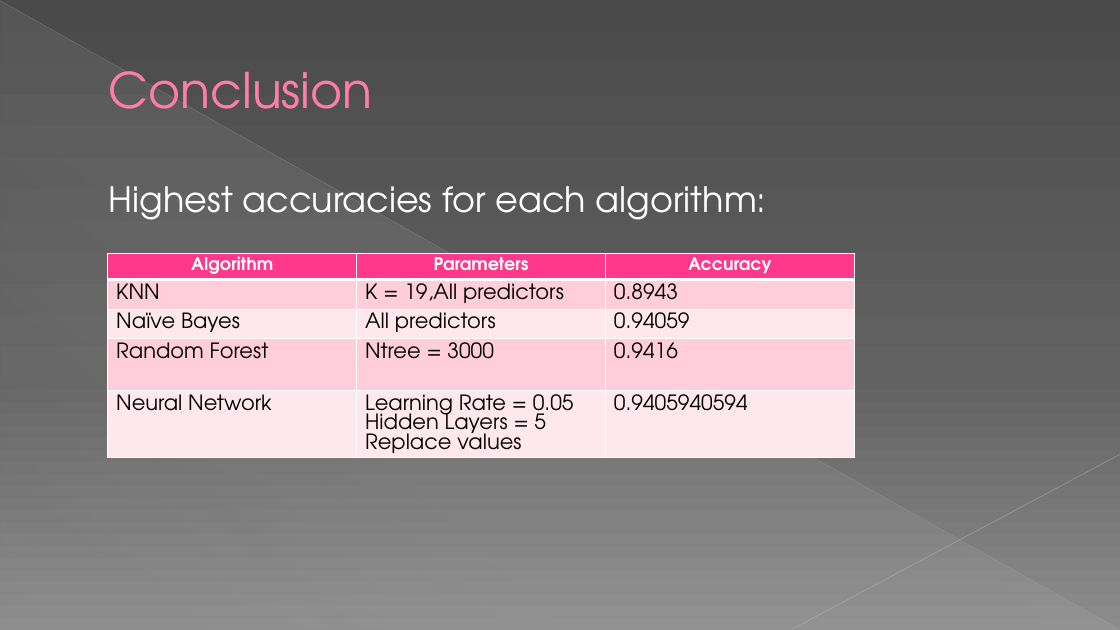
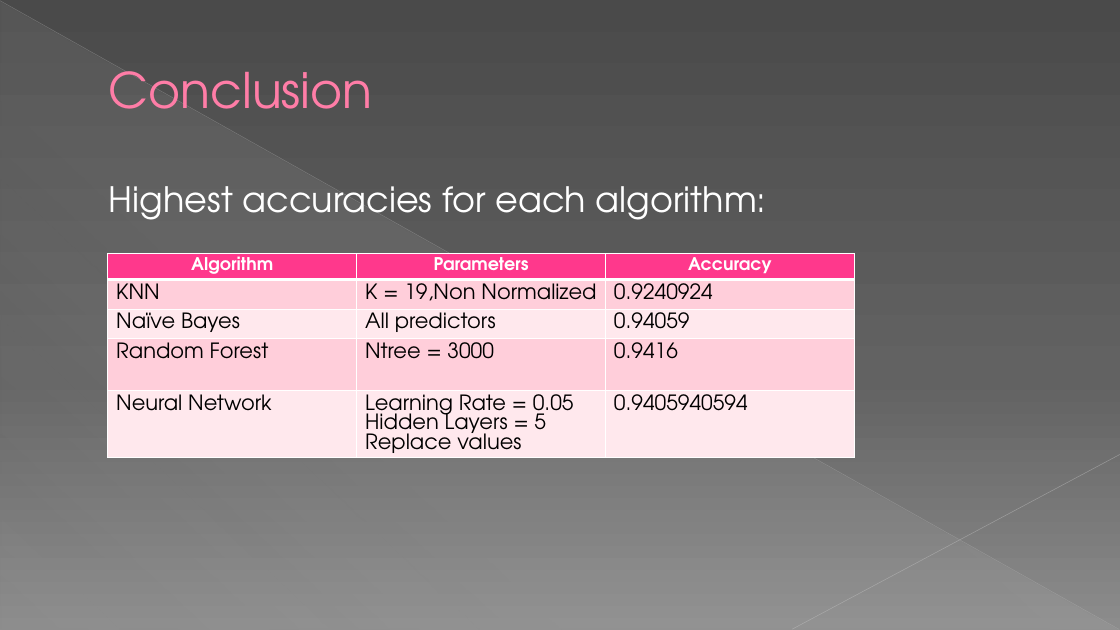
Before and after one commit to dhavalaM/CS513-Project, a slide deck: slide 38 of Presentation_YPS.pptx (slide 37 before the commit). Drawn at 1120x630 pixels with LibreOffice and Linux fonts; fonts in the diff are those of the drawing. Boxes give left, top, right and bottom in pixels: in the first picture for what was removed or moved away, otherwise in the second. Text is boxed around its words. In the diff, an @@ line names an element or a change of style, - is before the commit and + after.

```diff
--- a/Presentation_YPS.pptx
+++ b/Presentation_YPS.pptx
@@ table at box(108, 254, 854, 486) @@
-row 2, column 2: K = 19,All predictors
+row 2, column 2: K = 19,Non Normalized
-row 2, column 3: 0.8943
+row 2, column 3: 0.9240924
```
Also in this commit, not shown: 1 other slide changed, 1 slide added.
